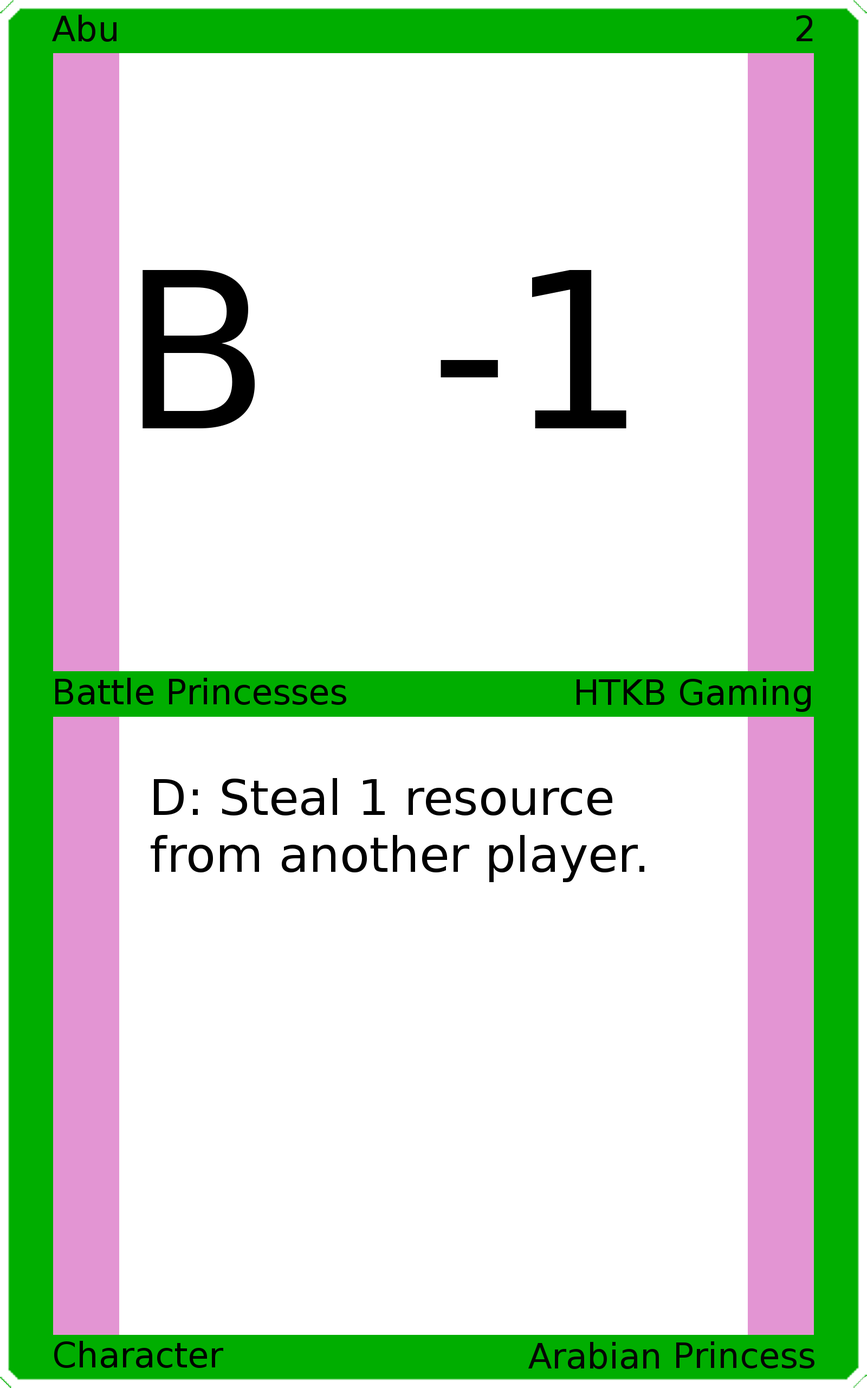
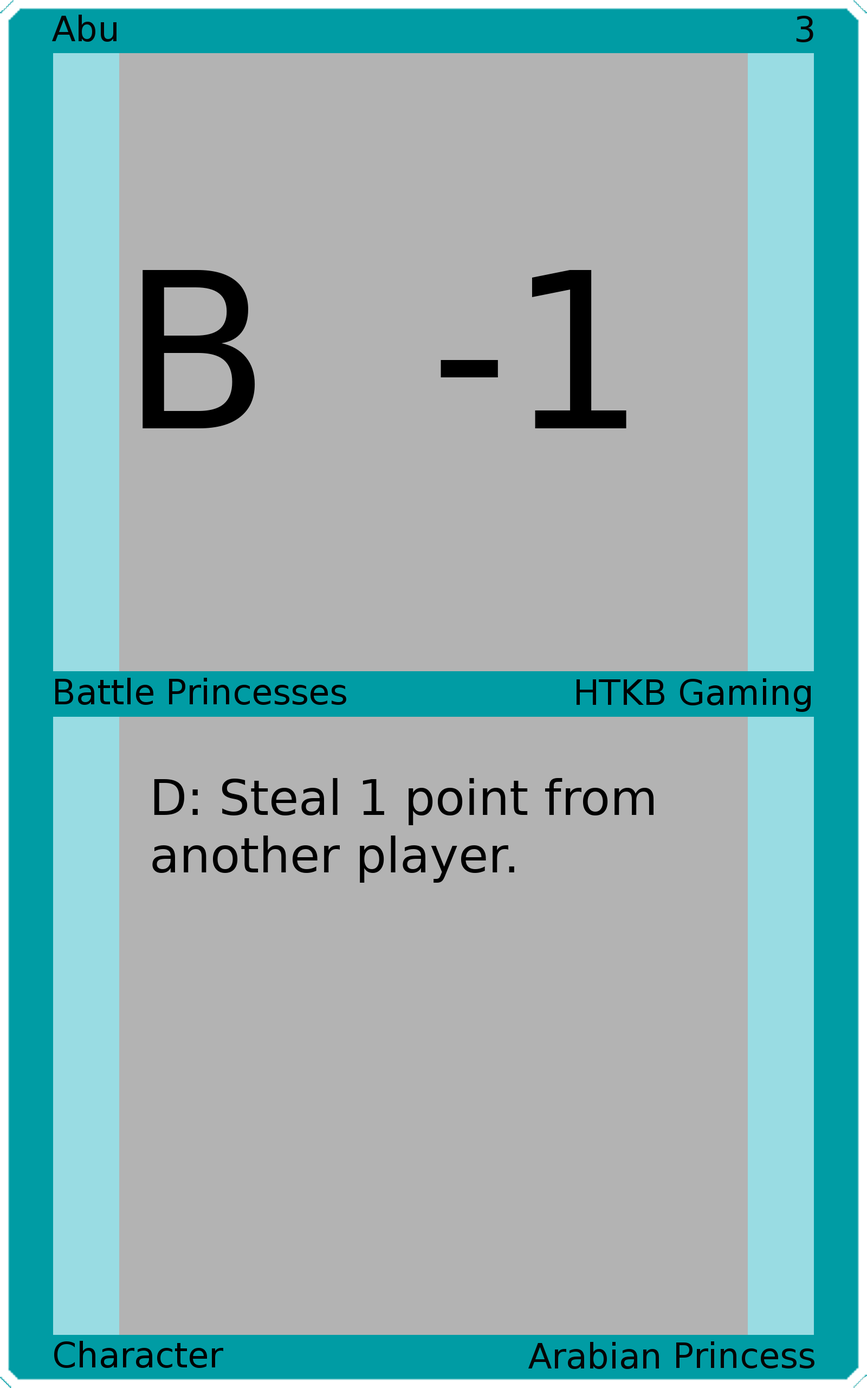
Layer changes from the first 867 × 1388 image to the second:
painted on "Upper Right" over [796, 15, 814, 43]
painted on "Card Text" over [150, 777, 655, 883]
painted on "Border" over [0, 0, 867, 1388]
painted on "Top Background" over [119, 52, 748, 673]
painted on "Bottom Background" over [119, 715, 748, 1336]
painted on "Background" over [35, 35, 832, 1352]
